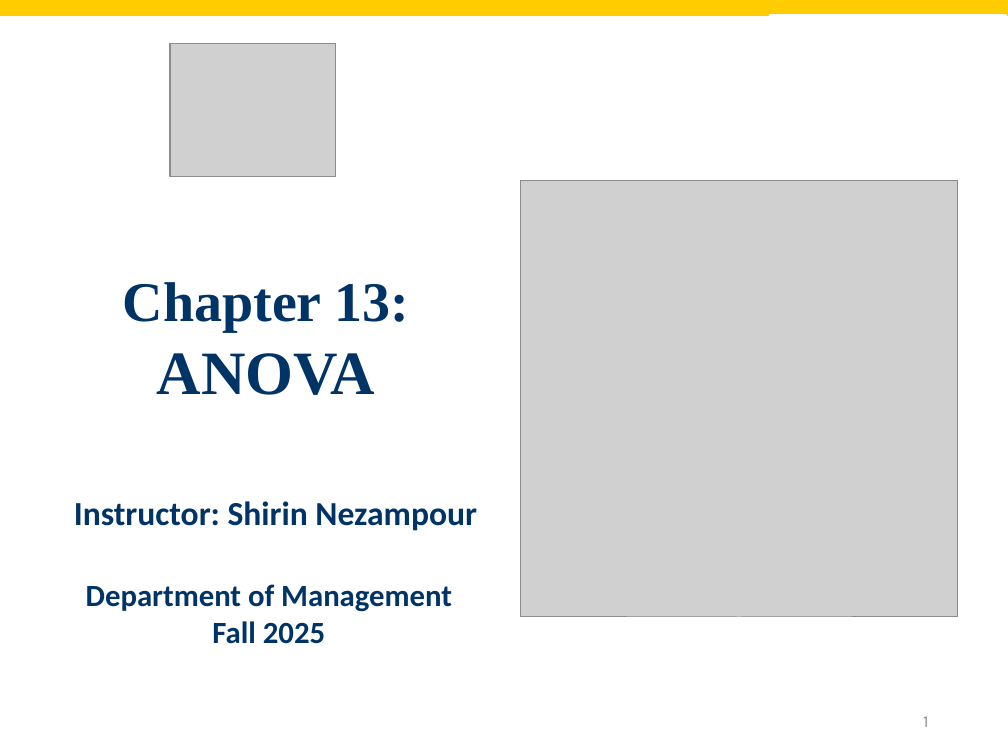
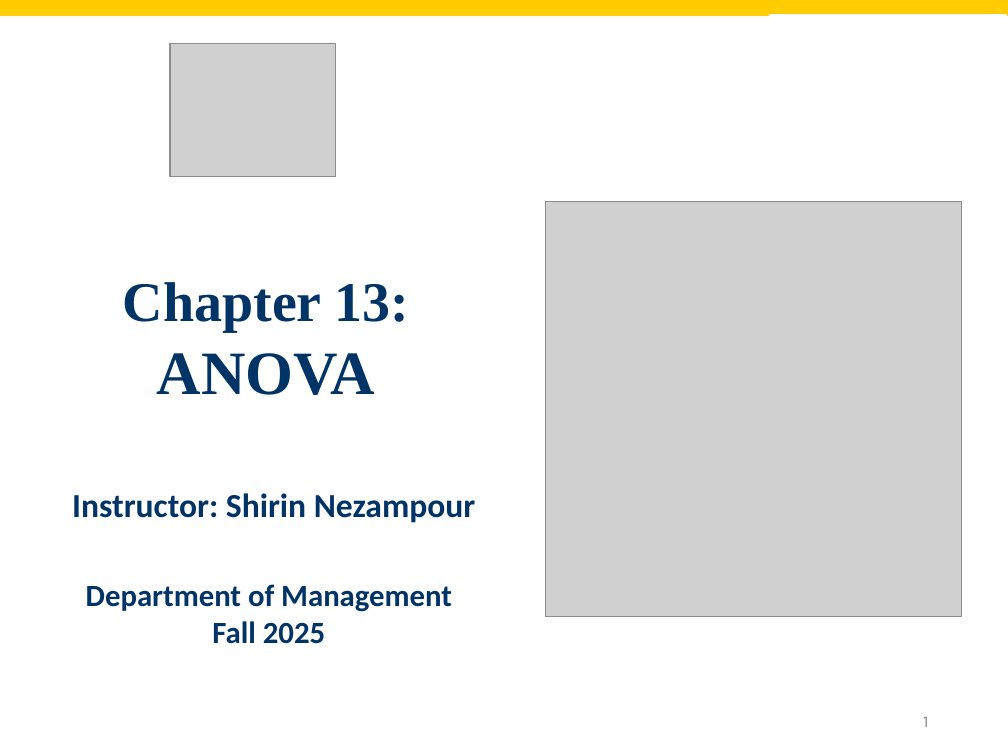
Before and after one commit to shnezam/BUAD1560, a slide deck: slide 1 of slides/pdf/Chapt13.pptx. Drawn at 1008x756 pixels with LibreOffice and Linux fonts; fonts in the diff are those of the drawing; grey boxes stand for pictures; background and template pictures are left out. Boxes give left, top, right and bottom in pixels: in the first picture for what was removed or moved away, otherwise in the second. Text is boxed around its words. In the diff, an @@ line names an element or a change of style, - is before the commit and + after.

```diff
--- a/slides/pdf/Chapt13.pptx
+++ b/slides/pdf/Chapt13.pptx
@@ picture resized from (x1=521, y1=180, x2=958, y2=617) to (x1=545, y1=202, x2=961, y2=617) @@
@@ text "Instructor: Shirin Nezampour" moved from (x1=74, y1=501, x2=477, y2=531) to (x1=72, y1=493, x2=476, y2=523) @@
```
Also in this commit, not shown: 6 other slides changed, 7 slides added, 4 slides removed, 1 other file.
